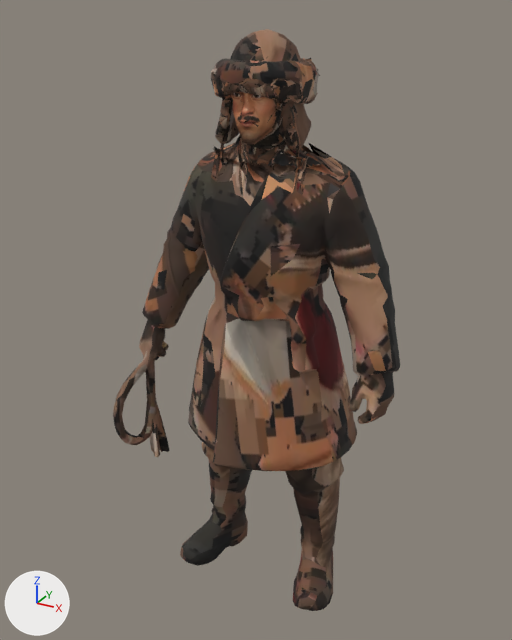
The glTF model public/assets/nalati/models/people/herder-dauren.gen.glb as it was, and as the next commit left it.
One viewpoint serves both versions: a 50 mm lens placed at (0.977, -1.83, 1.901), pointed at (-0.034, 0.009, 0.981). Lighting does not change. The marker at lower left points along +X, +Y and +Z. The older version comes first. Where no turn or scale is listed for an object, it has been applied to the vertices. Vertices at exactly the same position are counted once.

The first picture shows 'herder-dauren.raw'.
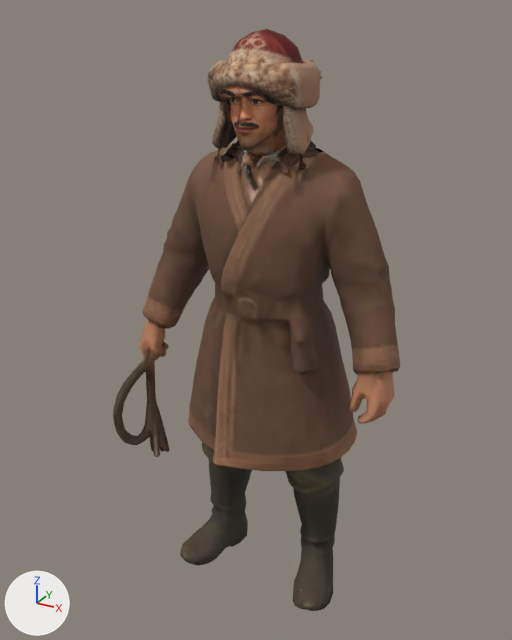
Location of each change, [x1, y1, x2, y2] in pixels of the pictures (512 x 640 px; the box of a moved part takes in the faces that stretch with it):
part 1 of me_herder_dauren_raw, moved or reshaped: before [211, 38, 338, 179]; after [207, 38, 338, 187]
part 2 of me_herder_dauren_raw, surface changed: [113, 29, 400, 611] in both

What the commit changed:
me_herder_dauren_raw is used by ob_herder_dauren_raw; location (0.0, 0.0, 0.925).
me_herder_dauren_raw had 4646 vertices, 9108 faces and spanned x -0.46..0.46, y -0.24..0.24, z -0.92..0.92.
me_herder_dauren_raw now has 4629 vertices, 9112 faces and spans x -0.46..0.46, y -0.24..0.24, z -0.92..0.92.
me_herder_dauren_raw part 1: 616 vertices moved from x -0.13..0.15, y -0.16..0.14, z 0.55..0.89 to x -0.14..0.15, y -0.17..0.15, z 0.55..0.89; 1233 vertices removed from x -0.17..0.19, y -0.16..0.14, z 0.57..0.88; 1216 vertices added at x -0.14..0.16, y -0.17..0.15, z 0.55..0.87.
me_herder_dauren_raw part 2: 5557 kept faces spanning x -0.46..0.46, y -0.24..0.24, z -0.92..0.92 get new texture (UV) coordinates.
